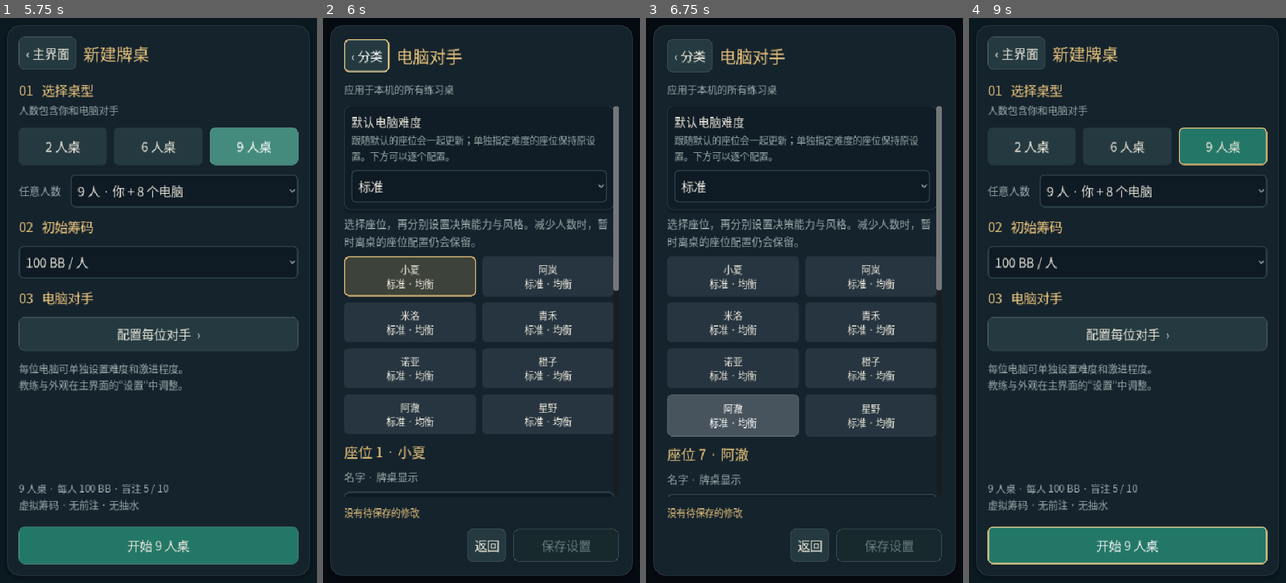
Above: before the commit, frames 1-4 (left to right).
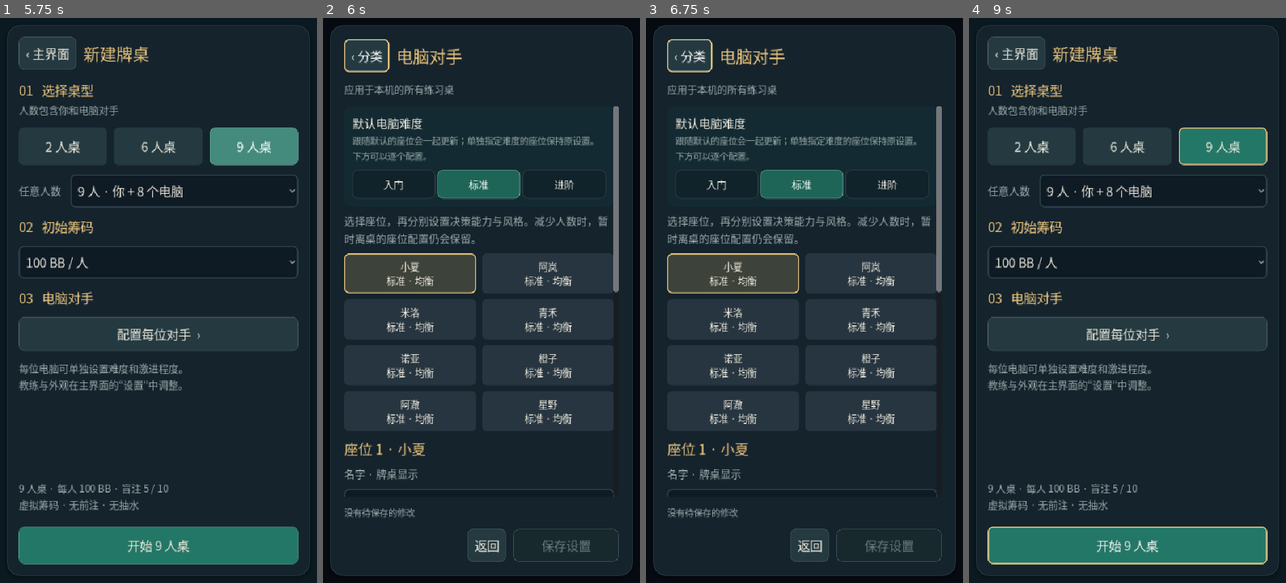
Above: after the commit, the same moments.

Repository: mcxddd/Somnicard
Game: Godot game, scene res://scenes/main.tscn
Same seed, same stepped clock (60 frames per second), same inputs: the game is played once before the commit and once after it.
Inputs:
- Up to frame 1 (5.75 s): click "加注…" at 0.5 s; click "开始新局 →" at 1.25 s; click "‹ 主界面" at 2 s; click "开始新局 →" at 2.75 s; click "2 人桌" at 3.5 s; click "6 人桌" at 4.25 s; click "9 人桌" at 5 s
- Up to frame 2 (6 s): click "配置每位对手 ›" at 5.75 s
- Up to frame 3 (6.75 s): click "训练室 先作答，再看评级和理由" at 6.5 s
- Up to frame 4 (9 s): click "训练室 先作答，再看评级和理由" at 7.25 s; click "训练室 先作答，再看评级和理由" at 8 s; click "开始 9 人桌" at 8.75 s

Frame 1 is identical in both runs. In frame 2, 8.5% of the frame differs, in the area x 6-94%, y 15-89%; in frame 3, 11%, in the area x 6-94%, y 3-89%; in frame 4, nothing differs.

Commit message:
Use switches and segmented choices in settings
Toggles become on/off switches beside their text; two- and three-way
options are shown side by side instead of behind a popup. Rows use the
shared card surface and type scale.

Co-Authored-By: Claude Opus 5.5 <noreply@anthropic.com>

Diff:
--- /dev/null
+++ b/scripts/ui/segmented.gd
@@ -0,0 +1,38 @@
+extends HBoxContainer
+## A row of mutually exclusive choices, used where an OptionButton would hide two or
+## three short options behind a popup. Mirrors the OptionButton calls settings rely on:
+## add_item, select (no signal), selected and item_selected.
+signal item_selected(index: int)
+const UI = preload("res://scripts/ui/style.gd")
+var selected: int = -1
+var buttons: Array[Button] = []
+
+func _init() -> void:
+	add_theme_constant_override("separation", 4)
+	size_flags_horizontal = Control.SIZE_EXPAND_FILL
+
+func add_item(text: String) -> void:
+	var index = buttons.size()
+	var button = UI.button(text, func(): _choose(index), UI.INSET, 48)
+	button.toggle_mode = true
+	button.size_flags_horizontal = Control.SIZE_EXPAND_FILL
+	button.add_theme_font_size_override("font_size", UI.SIZE_CAPTION + 2)
+	var chosen = UI.surface(UI.GREEN.darkened(0.15), 9, 12, UI.GREEN.lightened(0.3))
+	chosen.set_border_width_all(1)
+	button.add_theme_stylebox_override("pressed", chosen)
+	button.add_theme_color_override("font_pressed_color", Color.WHITE)
+	buttons.append(button)
+	add_child(button)
+	if selected < 0: select(0)
+
+func get_item_text(index: int) -> String:
+	return buttons[index].text
+
+func select(index: int) -> void:
+	selected = clampi(index, 0, buttons.size() - 1)
+	for i in range(buttons.size()): buttons[i].set_pressed_no_signal(i == selected)
+
+func _choose(index: int) -> void:
+	var changed = index != selected
+	select(index)
+	if changed: item_selected.emit(index)
--- a/scripts/ui/settings.gd
+++ b/scripts/ui/settings.gd
@@ -6,6 +6,7 @@
 const TouchScroll = preload("res://scripts/ui/touch_scroll.gd")
 const OpponentEditor = preload("res://scripts/ui/opponent_editor.gd")
 const DataPage = preload("res://scripts/ui/data_settings.gd")
+const Segmented = preload("res://scripts/ui/segmented.gd")
 var evidence_page
 const CATEGORIES = ["牌桌与操作", "外观与声音", "教练与教学", "电脑对手", "数据与备份"]
 var index_page: VBoxContainer
@@ -107,7 +108,7 @@
 	pages[3].add_child(evidence_page)
 	data_page = DataPage.new()
 	pages[4].add_child(data_page)
-	summary = UI.label("", 16, UI.GOLD)
+	summary = UI.caption("")
 	column.add_child(summary)
 	var footer = HBoxContainer.new()
 	footer.add_theme_constant_override("separation", 12)
@@ -128,7 +129,8 @@
 	hide()
 
 func _add_row(page: int, title: String, hint: String) -> BoxContainer:
-	var panel = UI.panel(Color("101c26"), 10, 12)
+	var panel = PanelContainer.new()
+	panel.add_theme_stylebox_override("panel", UI.surface(UI.CARD, 14, 14))
 	pages[page].add_child(panel)
 	var row = BoxContainer.new()
 	rows.append(row)
@@ -137,15 +139,14 @@
 	var labels = VBoxContainer.new()
 	labels.size_flags_horizontal = Control.SIZE_EXPAND_FILL
 	row.add_child(labels)
-	labels.add_child(UI.label(title, 20, UI.TEXT))
-	var description = UI.label(hint, 16, UI.MUTED)
-	description.autowrap_mode = TextServer.AUTOWRAP_WORD_SMART
-	labels.add_child(description)
+	labels.add_child(UI.label(title, UI.SIZE_BODY + 1, UI.TEXT))
+	labels.add_child(UI.caption(hint))
 	return row
 
 func _add_option(page: int, key: String, title: String, hint: String, choices: Array) -> void:
 	var row = _add_row(page, title, hint)
-	var picker = OptionButton.new()
+	# Two or three short choices are shown side by side instead of behind a popup.
+	var picker = Segmented.new()
 	for choice in choices: picker.add_item(choice)
 	picker.custom_minimum_size = Vector2(170, 48)
 	picker.item_selected.connect(func(_value): _changed())
@@ -154,17 +155,21 @@
 
 func _add_toggle(page: int, key: String, title: String, hint: String) -> void:
 	var row = _add_row(page, title, hint)
-	var toggle = UI.button("", func(): pass)
-	toggle.toggle_mode = true
-	toggle.custom_minimum_size = Vector2(170, 48)
+	# A switch sits beside its text even in portrait, so this row never stacks.
+	rows.erase(row)
+	var toggle = CheckButton.new()
+	toggle.custom_minimum_size = Vector2(72, 48)
+	toggle.size_flags_vertical = Control.SIZE_SHRINK_CENTER
+	toggle.add_theme_icon_override("checked", UI.switch_icon(true))
+	toggle.add_theme_icon_override("unchecked", UI.switch_icon(false))
+	for state in ["normal", "hover", "pressed", "hover_pressed", "focus"]:
+		toggle.add_theme_stylebox_override(state, StyleBoxEmpty.new() if state != "focus" else UI.surface(Color.TRANSPARENT, 16, 0, UI.GOLD))
 	toggle.toggled.connect(func(_value): _style_toggle(toggle); _changed())
 	row.add_child(toggle)
 	controls[key] = toggle
 
 func _style_toggle(toggle: Button) -> void:
-	toggle.text = "已开启  ✓" if toggle.button_pressed else "已关闭  —"
-	toggle.add_theme_stylebox_override("normal", UI.surface(UI.GREEN.darkened(0.2) if toggle.button_pressed else Color("263540"), 8, 12))
-	toggle.add_theme_stylebox_override("pressed", UI.surface(UI.GREEN.darkened(0.2), 8, 12))
+	toggle.tooltip_text = "已开启" if toggle.button_pressed else "已关闭"
 
 func _select_page(index: int) -> void:
 	current_page = index
@@ -196,7 +201,7 @@
 	opponent_editor.fill(data.get("opponents", []), player_count, int(data.get("difficulty", 1)))
 	for key in controls:
 		var control = controls[key]
-		if control is OptionButton: control.select(int(data.get(key, DEFAULTS[key])))
+		if control is Segmented: control.select(int(data.get(key, DEFAULTS[key])))
 		else:
 			control.set_pressed_no_signal(bool(data.get(key, DEFAULTS[key])))
 			_style_toggle(control)
@@ -205,7 +210,7 @@
 	var out: Dictionary = {}
 	for key in controls:
 		var control = controls[key]
-		out[key] = control.selected if control is OptionButton else control.button_pressed
+		out[key] = control.selected if control is Segmented else control.button_pressed
 	out["opponents"] = opponent_editor.profiles.duplicate(true)
 	out["seat_names"] = opponent_editor.seat_names.duplicate()
 	out.bb = bool(out.bb)
--- a/scripts/ui/style.gd
+++ b/scripts/ui/style.gd
@@ -72,6 +72,23 @@
 			image.set_pixel(x, y, Color(fill, edge))
 	return ImageTexture.create_from_image(image)
 
+## A 56×32 on/off switch for CheckButton: green track with the knob right when on.
+static func switch_icon(on: bool) -> ImageTexture:
+	var w = 56
+	var h = 32
+	var image = Image.create(w, h, false, Image.FORMAT_RGBA8)
+	var track = GREEN.lightened(0.1) if on else Color("2c3f47")
+	var knob_x = w - h / 2.0 if on else h / 2.0
+	for y in range(h):
+		for x in range(w):
+			var px = Vector2(x + 0.5, y + 0.5)
+			var nearest = Vector2(clampf(px.x, h / 2.0, w - h / 2.0), h / 2.0)
+			var inside = clampf(h / 2.0 - px.distance_to(nearest) + 0.5, 0, 1)
+			var knob = clampf(h / 2.0 - 4 - px.distance_to(Vector2(knob_x, h / 2.0)) + 0.5, 0, 1)
+			var color = track.lerp(TEXT, knob)
+			image.set_pixel(x, y, Color(color, inside))
+	return ImageTexture.create_from_image(image)
+
 static func panel(color: Color, radius: int = 12, padding: int = 12) -> PanelContainer:
 	var node := PanelContainer.new()
 	var style = surface(color, radius, padding, Color("30434a"))
Not shown, added: scripts/ui/segmented.gd.uid
